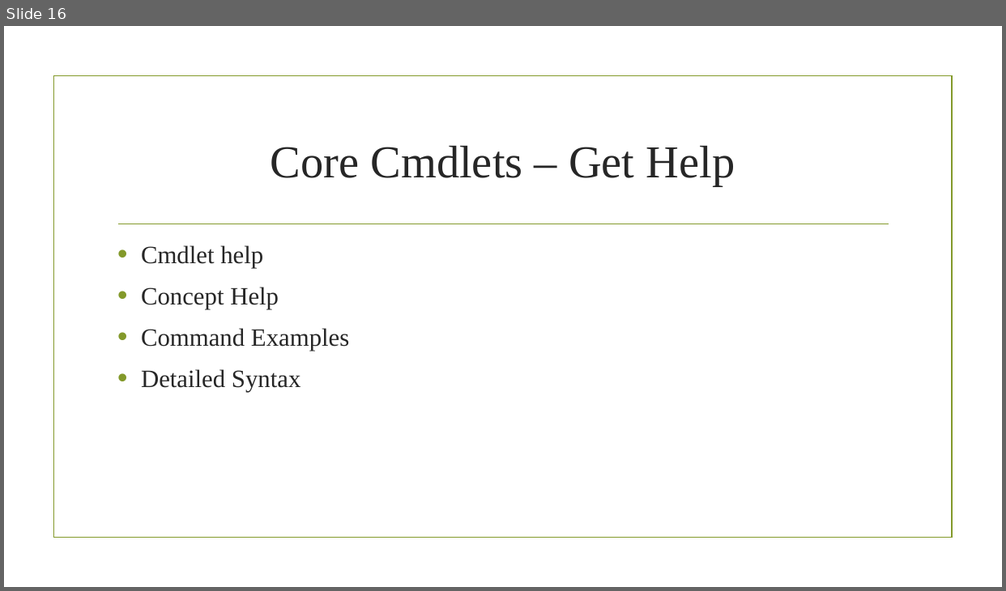
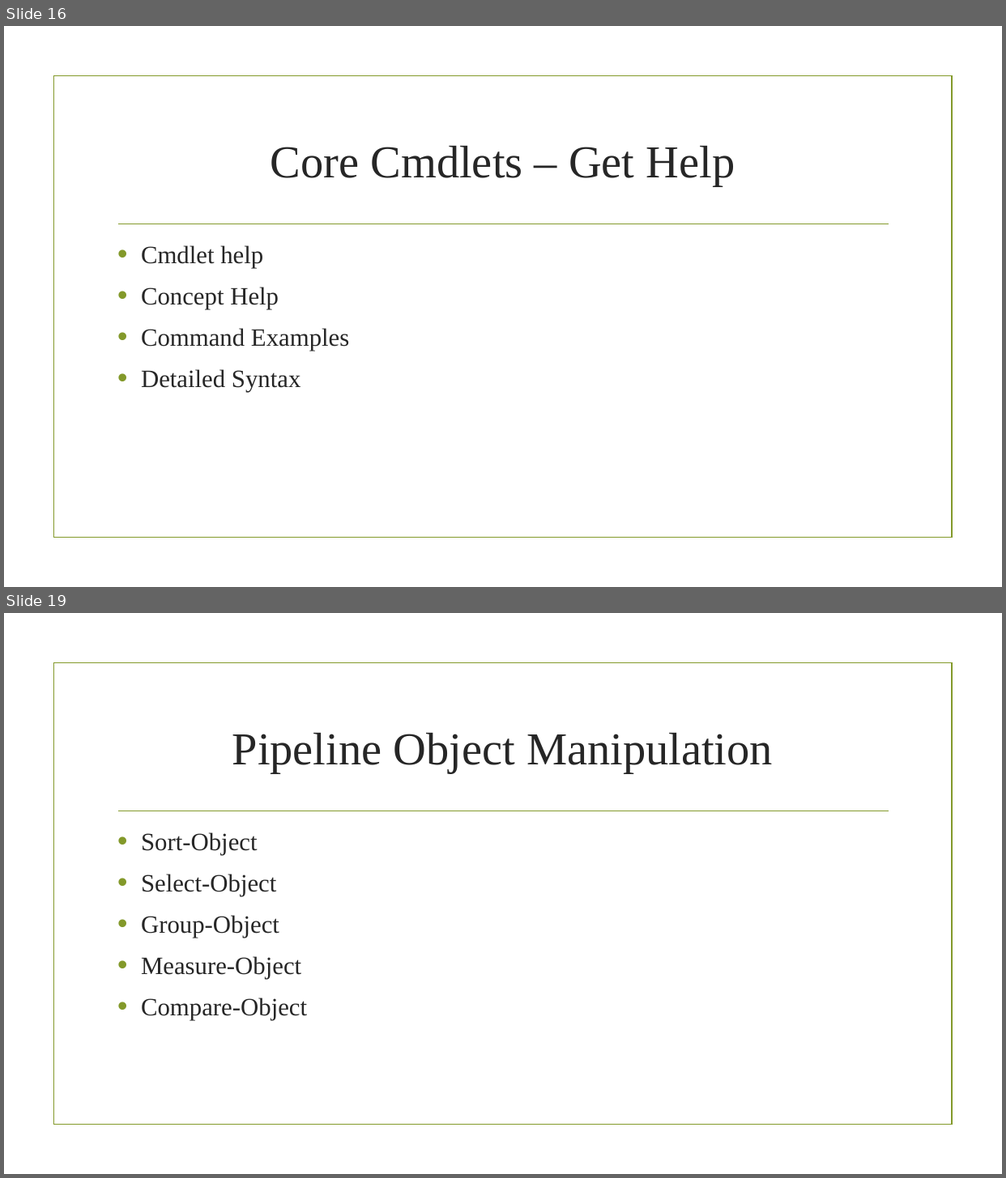
Before and after one commit to Metoraf007/Public_PowerShell, a slide deck: PowerShell for the IT Professional.pptx. Shown one above the other, each under a label of ours: slide 16 before the commit, slides 16 and 19 after it; the slides between them are not shown. The pictures are 1006x591 and 1006x1178 pixels, drawn with LibreOffice and Linux fonts; fonts in the diff are those of the drawing; background and template pictures are left out. Boxes give left, top, right and bottom in pixels: in the first picture for what was removed or moved away, otherwise in the second. Text is boxed around its words. In the diff, an @@ line names an element or a change of style, - is before the commit and + after.

```diff
--- a/PowerShell for the IT Professional.pptx
+++ b/PowerShell for the IT Professional.pptx
@@ slide 19 added at box(4, 613, 1002, 1174), background picture (left out); not listed: 2 template elements that a slide beside it also shows @@
@@ title added at box(232, 733, 773, 773), 44 pt, text #262626 @@
+Pipeline Object Manipulation
@@ text added at box(141, 833, 307, 1020), 24 pt, text #262626 @@
+• Sort-Object
+• Select-Object
+• Group-Object
+• Measure-Object
+• Compare-Object
```
Also in this commit, not shown: 7 other slides added.
